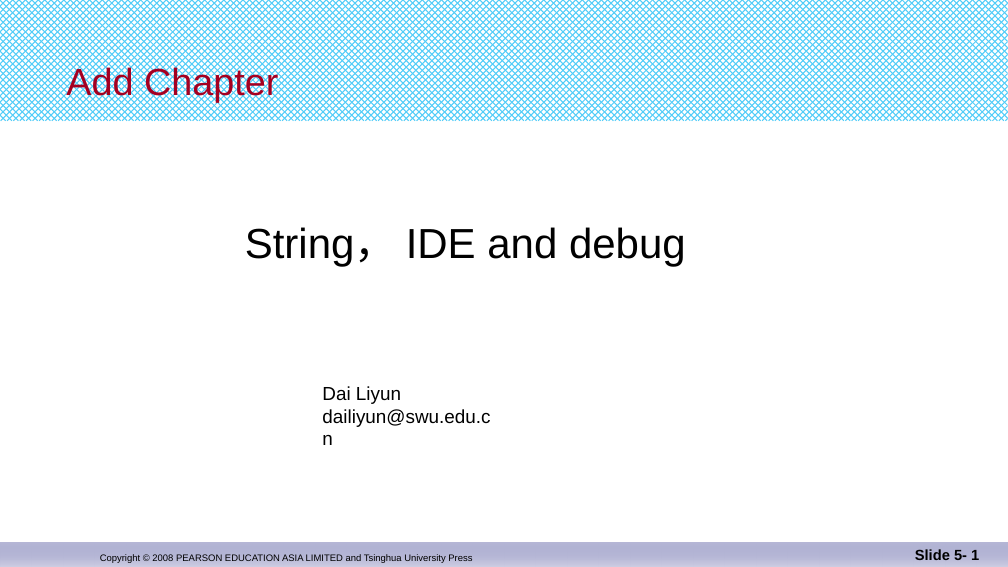
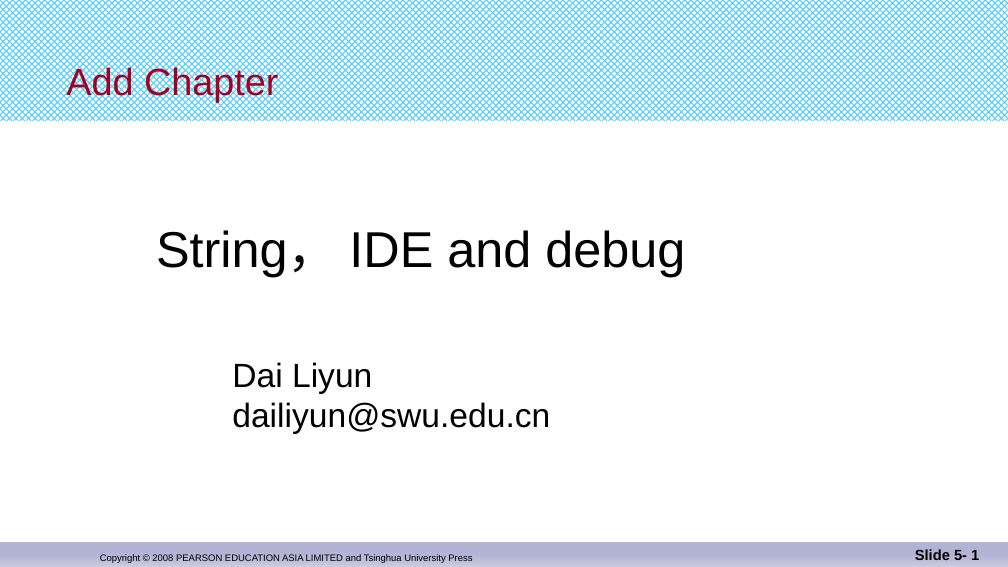
Before and after one commit to djuanbei/CPLUSPLUS, a slide deck: slide 1 of ppt/Tool And Debug.pptx. Drawn at 1008x567 pixels with LibreOffice and Linux fonts; fonts in the diff are those of the drawing. Boxes give left, top, right and bottom in pixels: in the first picture for what was removed or moved away, otherwise in the second. Text is boxed around its words. In the diff, an @@ line names an element or a change of style, - is before the commit and + after.

```diff
--- a/ppt/Tool And Debug.pptx
+++ b/ppt/Tool And Debug.pptx
@@ text "String， IDE and debug": place and size @@
-text "String， IDE and debug" at bbox=[245, 227, 686, 267]
+text "String， IDE and debug" at bbox=[156, 230, 685, 277]
@@ text "String， IDE and debug" at bbox=[156, 230, 685, 277]: size 40 to 48 pt @@
@@ text "Dai Liyun": place and size @@
-text "Dai Liyun" at bbox=[322, 386, 490, 427]
+text "Dai Liyun" at bbox=[232, 362, 550, 434]
@@ text "Dai Liyun" at bbox=[232, 362, 550, 434]: size 18 to 32 pt @@
```
Also in this commit, not shown: 1 slide added, 2 other files.
